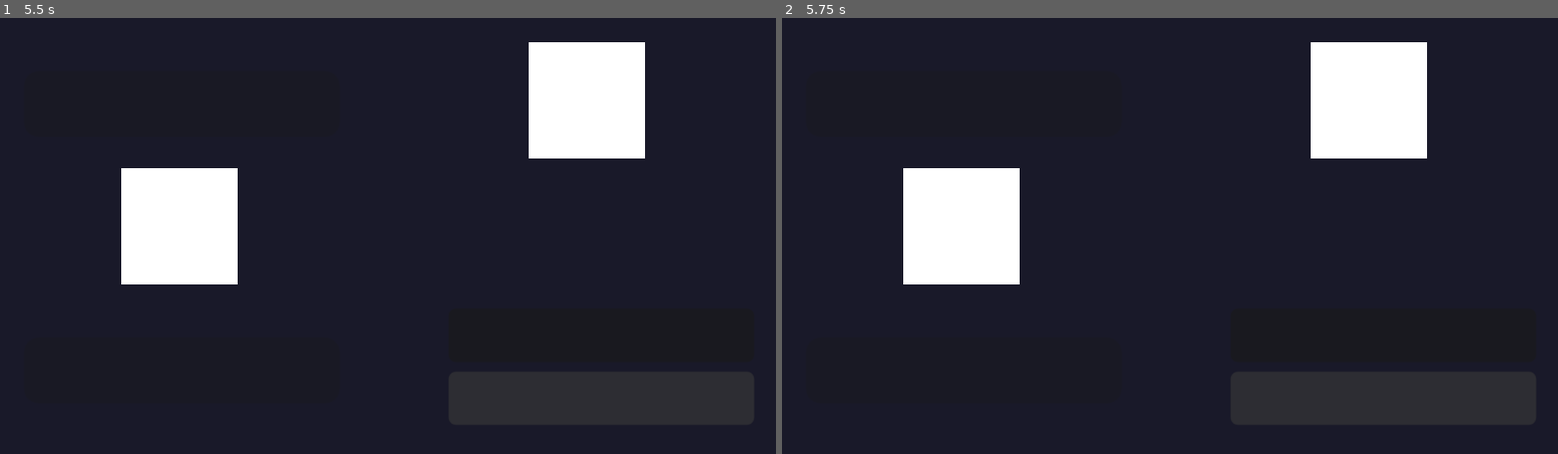
Above: before the commit, frames 1-2 (left to right).
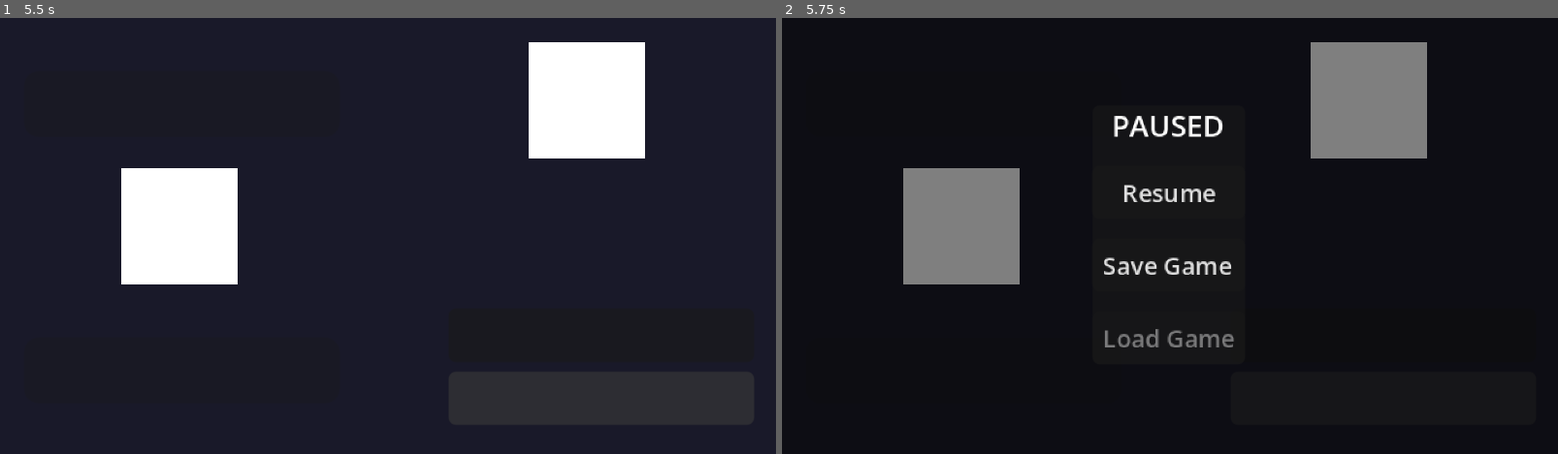
Above: after the commit, the same moments.

Repository: sarveshv9/DailyDex-RPG
Game: Godot game, scene res://scenes/battle/battle.tscn
The game is run twice, just before and just after one commit, with the same random seed, the same clock (stepped at 60 frames per second) and the same inputs. This scene is started directly instead of the project's main scene.
Inputs (mouse positions are in pixels of both pictures, inside the frame that each line leads up to):
- Up to frame 1 (5.5 s): click (605, 336) at 0.52 s; click (605, 397) at 1.27 s; tap Enter (ui_accept) at 2, 2.27, 2.75, 3.02, 3.5, 4.25, 4.52, 5, 5.27 s; hold D (move_right) 2.03-2.78 s; hold S (move_down) 2.78-3.53 s; hold D (move_right) 3.53-4.28 s; hold W (move_up) 4.28-5.03 s; hold A (move_left) from 5.03 s (still down)
- Up to frame 2 (5.75 s): keep holding A (move_left); tap Escape (ui_cancel) at 5.65 s

Frame 1 is identical in both runs. In frame 2, 14% of the frame differs, in the area x 15-98%, y 5-94%.
Error in both runs: Invalid access to property or key 'max_hp' on a base object of type 'Nil'. (res://scripts/battle/battle_manager.gd:115)

Commit message:
feat: save/load system

Diff:
--- a/project.godot
+++ b/project.godot
@@ -18,6 +18,7 @@
 [autoload]
 
 GameState="*res://scripts/autoloads/game_state.gd"
+PauseMenu="*res://ui/pause_menu.tscn"
 
 [display]
 
--- a/scripts/autoloads/game_state.gd
+++ b/scripts/autoloads/game_state.gd
@@ -3,7 +3,7 @@
 
 # --- Party ---
 var party: Array = []           # Array of CreatureData
-var current_hp: Dictionary = {} # CreatureData → current HP (int)
+var party_hp: Array[int] = []   # Parallel array: current HP
 
 # --- Flags ---
 var game_flags: Dictionary = {} # General-purpose flags (unused in V1, ready for expansion)
@@ -20,7 +20,7 @@
 	var flamelet := load("res://data/creatures/flamelet.tres") as CreatureData
 	if flamelet:
 		party.append(flamelet)
-		current_hp[flamelet] = flamelet.max_hp
+		party_hp.append(flamelet.max_hp)
 
 
 func _register_inputs() -> void:
@@ -49,13 +49,13 @@
 
 
 func heal_party() -> void:
-	for creature in party:
-		current_hp[creature] = creature.max_hp
+	for i in range(party.size()):
+		party_hp[i] = party[i].max_hp
 
 
 func is_party_alive() -> bool:
-	for creature in party:
-		if current_hp.get(creature, 0) > 0:
+	for hp in party_hp:
+		if hp > 0:
 			return true
 	return false
 
@@ -75,3 +75,55 @@
 	current_map_scene = scene_path
 	overworld_player_grid_pos = target_pos
 	get_tree().change_scene_to_file(scene_path)
+
+
+func save_game() -> void:
+	var save_data := {
+		"current_map_scene": current_map_scene,
+		"player_pos_x": overworld_player_grid_pos.x,
+		"player_pos_y": overworld_player_grid_pos.y,
+		"party": []
+	}
+
+	for i in range(party.size()):
+		var c: CreatureData = party[i]
+		save_data["party"].append({
+			"resource": c.resource_path,
+			"hp": party_hp[i]
+		})
+
+	var file := FileAccess.open("user://savegame.json", FileAccess.WRITE)
+	if file:
+		file.store_string(JSON.stringify(save_data, "\t"))
+
+
+func load_game() -> void:
+	if not FileAccess.file_exists("user://savegame.json"):
+		return
+
+	var file := FileAccess.open("user://savegame.json", FileAccess.READ)
+	var content := file.get_as_text()
+	var save_data: Dictionary = JSON.parse_string(content)
+
+	if save_data:
+		current_map_scene = save_data.get("current_map_scene", "res://scenes/overworld/overworld.tscn")
+		overworld_player_grid_pos = Vector2i(
+			save_data.get("player_pos_x", 3),
+			save_data.get("player_pos_y", 3)
+		)
+
+		party.clear()
+		party_hp.clear()
+
+		var saved_party: Array = save_data.get("party", [])
+		for c_data in saved_party:
+			var res_path: String = c_data.get("resource", "")
+			if ResourceLoader.exists(res_path):
+				var creature: CreatureData = load(res_path) as CreatureData
+				if creature:
+					party.append(creature)
+					party_hp.append(c_data.get("hp", creature.max_hp))
+
+		# Resume the loaded state
+		get_tree().paused = false
+		get_tree().change_scene_to_file(current_map_scene)
--- a/scripts/battle/battle_manager.gd
+++ b/scripts/battle/battle_manager.gd
@@ -111,7 +111,7 @@
 	player_creature = GameState.get_lead_creature()
 	enemy_creature = GameState.wild_creature
 
-	player_hp = GameState.current_hp.get(player_creature, player_creature.max_hp)
+	player_hp = GameState.party_hp[0]
 	enemy_hp = enemy_creature.max_hp
 
 	# Visuals
@@ -165,7 +165,7 @@
 		state = BattleState.BATTLE_OVER
 		battle_log.text = "You won!"
 		await get_tree().create_timer(1.5).timeout
-		GameState.current_hp[player_creature] = player_hp
+		GameState.party_hp[0] = player_hp
 		GameState.end_battle(true)
 	elif player_hp <= 0:
 		state = BattleState.BATTLE_OVER
--- /dev/null
+++ b/scripts/ui/pause_menu.gd
@@ -0,0 +1,95 @@
+extends CanvasLayer
+## Simple pause menu for saving and loading the game.
+## Listens for the "ui_cancel" (Escape/X) action to toggle visibility.
+
+var panel: PanelContainer
+var resume_btn: Button
+var save_btn: Button
+var load_btn: Button
+
+
+func _ready() -> void:
+	process_mode = Node.PROCESS_MODE_ALWAYS # Run even when game is paused
+	layer = 100 # Draw above everything else
+	visible = false
+	_build_ui()
+
+
+func _unhandled_input(event: InputEvent) -> void:
+	# Only allow pausing in the overworld (where game isn't already paused manually)
+	# Wait, battle scene doesn't pause, but we only want pause menu in overworld.
+	# Simplest approach: just toggle if Escape is pressed.
+	if event.is_action_pressed("ui_cancel"):
+		_toggle_pause()
+
+
+func _build_ui() -> void:
+	# --- Background Overlay ---
+	var bg := ColorRect.new()
+	bg.color = Color(0, 0, 0, 0.5)
+	bg.set_anchors_preset(Control.PRESET_FULL_RECT)
+	add_child(bg)
+
+	# --- Centering Container ---
+	var center := CenterContainer.new()
+	center.set_anchors_preset(Control.PRESET_FULL_RECT)
+	add_child(center)
+
+	# --- Panel ---
+	panel = PanelContainer.new()
+	center.add_child(panel)
+
+	var vbox := VBoxContainer.new()
+	vbox.add_theme_constant_override("separation", 8)
+	panel.add_child(vbox)
+
+	var title := Label.new()
+	title.text = "PAUSED"
+	title.horizontal_alignment = HORIZONTAL_ALIGNMENT_CENTER
+	title.add_theme_font_size_override("font_size", 12)
+	vbox.add_child(title)
+
+	# --- Buttons ---
+	resume_btn = Button.new()
+	resume_btn.text = "Resume"
+	resume_btn.add_theme_font_size_override("font_size", 10)
+	resume_btn.pressed.connect(_on_resume_pressed)
+	vbox.add_child(resume_btn)
+
+	save_btn = Button.new()
+	save_btn.text = "Save Game"
+	save_btn.add_theme_font_size_override("font_size", 10)
+	save_btn.pressed.connect(_on_save_pressed)
+	vbox.add_child(save_btn)
+
+	load_btn = Button.new()
+	load_btn.text = "Load Game"
+	load_btn.add_theme_font_size_override("font_size", 10)
+	load_btn.pressed.connect(_on_load_pressed)
+	vbox.add_child(load_btn)
+
+
+func _toggle_pause() -> void:
+	# Update load button state based on save file existence
+	load_btn.disabled = not FileAccess.file_exists("user://savegame.json")
+
+	visible = not visible
+	get_tree().paused = visible
+
+
+func _on_resume_pressed() -> void:
+	_toggle_pause()
+
+
+func _on_save_pressed() -> void:
+	GameState.save_game()
+	var original_text = save_btn.text
+	save_btn.text = "Saved!"
+	await get_tree().create_timer(1.0).timeout
+	save_btn.text = original_text
+
+
+func _on_load_pressed() -> void:
+	GameState.load_game()
+	# load_game unpauses the tree and changes the scene, so just hide the menu
+	visible = false
--- /dev/null
+++ b/ui/pause_menu.tscn
@@ -0,0 +1,6 @@
+[gd_scene load_steps=2 format=3]
+
+[ext_resource type="Script" path="res://scripts/ui/pause_menu.gd" id="1"]
+
+[node name="PauseMenu" type="CanvasLayer"]
+script = ExtResource("1")
Not shown, added: scripts/ui/pause_menu.gd.uid
